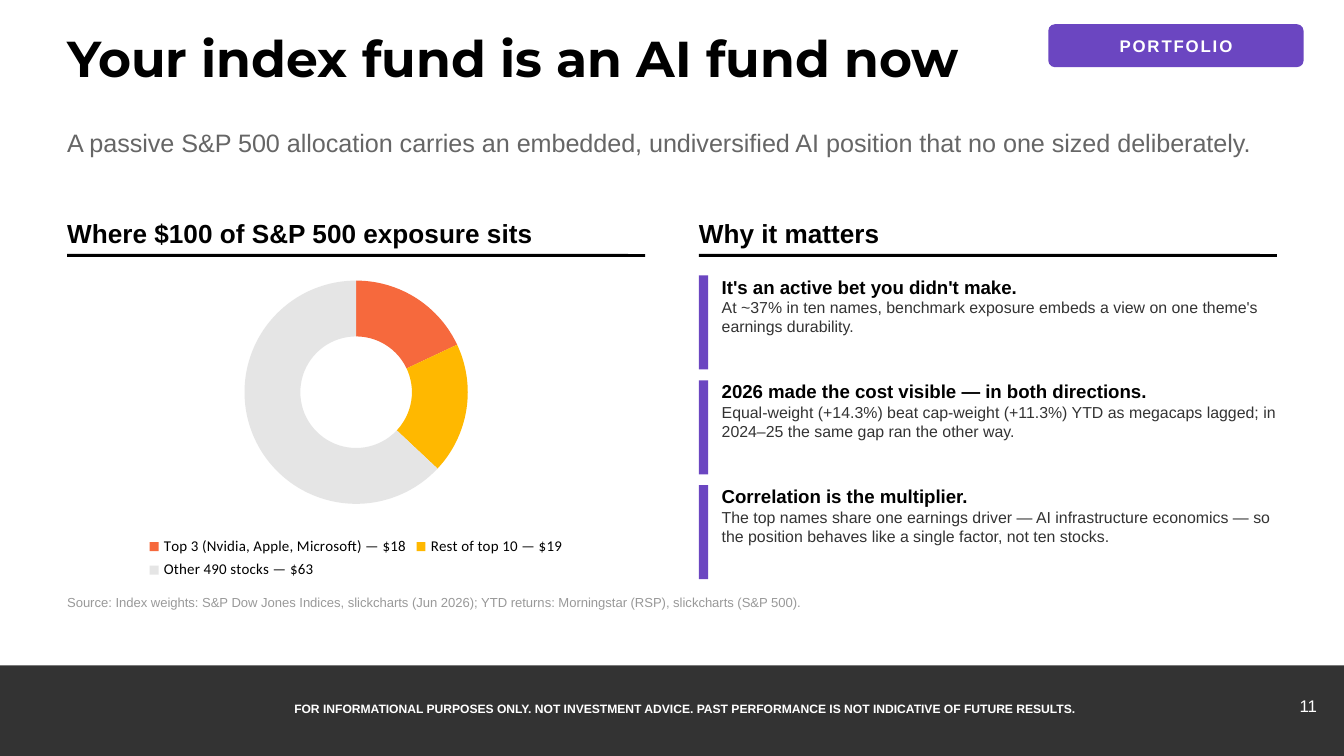
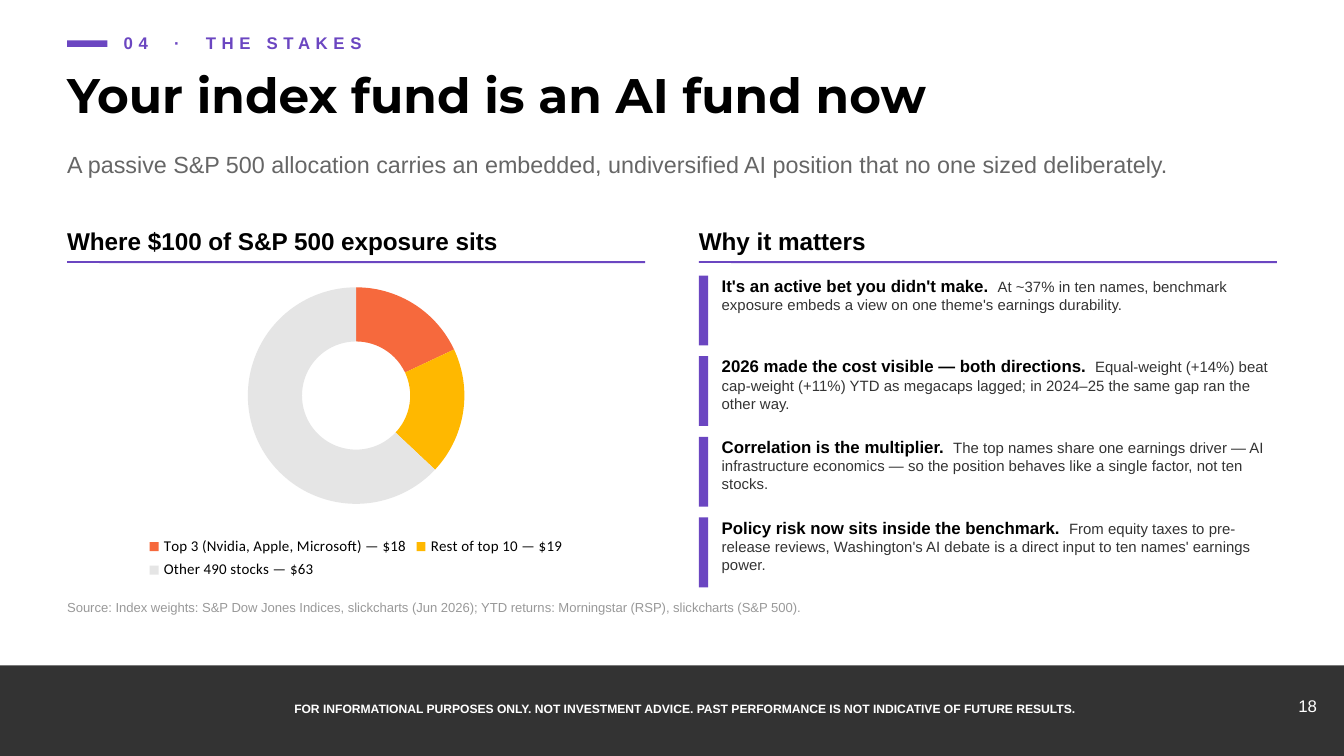
Before and after one commit to samuelcmcclellan-cell/ai-markets-deck, a slide deck: slide 18 of ai-markets-deck.pptx (slide 11 before the commit). Drawn at 1344x756 pixels with LibreOffice and Linux fonts; fonts in the diff are those of the drawing. Boxes give left, top, right and bottom in pixels: in the first picture for what was removed or moved away, otherwise in the second. Text is boxed around its words. In the diff, an @@ line names an element or a change of style, - is before the commit and + after.

```diff
--- a/ai-markets-deck.pptx
+++ b/ai-markets-deck.pptx
@@ rounded rectangle removed at [1048, 24, 1304, 67] @@
@@ rectangle added at [67, 40, 108, 47], fill #6B46C1 @@
@@ text added at [124, 37, 362, 49], 9 pt, text #6B46C1, bold @@
+04 · THE STAKES
@@ text removed at [1120, 40, 1233, 52] @@
-PORTFOLIO
@@ text "Your index fund is an ...": place and size @@
-text "Your index fund is an ..." at [67, 37, 958, 78]
+text "Your index fund is an ..." at [67, 74, 926, 114]
@@ text "Your index fund is an ..." at [67, 74, 926, 114]: size 27 to 26 pt @@
@@ text "A passive S&P 500 allocation ...": place and size @@
-text "A passive S&P 500 allocation ..." at [67, 134, 1250, 157]
+text "A passive S&P 500 allocation ..." at [67, 156, 1167, 178]
@@ text "A passive S&P 500 allocation ..." at [67, 156, 1167, 178]: size 13.5 to 12.5 pt @@
@@ text "Where $100 of S&P 500 ...": place and size @@
-text "Where $100 of S&P 500 ..." at [67, 223, 532, 249]
+text "Where $100 of S&P 500 ..." at [67, 232, 498, 255]
@@ text "Where $100 of S&P 500 ..." at [67, 232, 498, 255]: size 14 to 13 pt @@
@@ text "Why it matters" at [699, 232, 865, 255]: size 14 to 13 pt @@
@@ text "Why it matters": place and size @@
-text "Why it matters" at [699, 224, 880, 249]
+text "Why it matters" at [699, 232, 865, 255]
@@ doughnut chart: place and size @@
-doughnut chart at [67, 262, 645, 585]
+doughnut chart at [67, 269, 645, 585]
@@ line moved from (67, 255) - (645, 255) to (67, 262) - (645, 262) @@
@@ line (67, 262) - (645, 262): stroke #000000 1.5 pt to #6B46C1 1 pt @@
@@ line moved from (699, 255) - (1277, 255) to (699, 262) - (1277, 262) @@
@@ line (699, 262) - (1277, 262): stroke #000000 1.5 pt to #6B46C1 1 pt @@
@@ rectangle: place and size @@
-rectangle at [699, 276, 708, 370]
+rectangle at [699, 276, 708, 345]
@@ text at [722, 279, 1227, 313]: text changed; size 8.5 to 8 pt @@
-It's an active bet you didn't make.
-At ~37% in ten names, benchmark exposure embeds a view on one theme's earnings durability.
+It's an active bet you didn't make. At ~37% in ten names, benchmark exposure embeds a view on one theme's earnings durability.
@@ rectangle: place and size @@
-rectangle at [699, 380, 708, 474]
+rectangle at [699, 356, 708, 426]
@@ text at [722, 359, 1268, 412]: text changed; size 8.5 to 8 pt @@
-2026 made the cost visible — in both directions.
-Equal-weight (+14.3%) beat cap-weight (+11.3%) YTD as megacaps lagged; in 2024–25 the same gap ran the other way.
+2026 made the cost visible — both directions. Equal-weight (+14%) beat cap-weight (+11%) YTD as megacaps lagged; in 2024–25 the same gap ran the other way.
@@ rectangle added at [699, 437, 708, 507], fill #6B46C1 @@
@@ text at [722, 440, 1263, 489]: text changed; size 8.5 to 8 pt @@
-Correlation is the multiplier.
-The top names share one earnings driver — AI infrastructure economics — so the position behaves like a single factor, not ten stocks.
+Correlation is the multiplier. The top names share one earnings driver — AI infrastructure economics — so the position behaves like a single factor, not ten stocks.
@@ rectangle: place and size @@
-rectangle at [699, 485, 708, 579]
+rectangle at [699, 517, 708, 587]
@@ text added at [722, 521, 1250, 573], 8 pt, text #333333 @@
+Policy risk now sits inside the benchmark. From equity taxes to pre-release reviews, Washington's AI debate is a direct input to ten names' earnings power.
@@ text "Source: Index weights: S&P Dow ...": place and size @@
-text "Source: Index weights: S&P Dow ..." at [67, 597, 801, 610]
+text "Source: Index weights: S&P Dow ..." at [67, 602, 801, 615]
@@ text at [1298, 700, 1317, 712]: text changed @@
-11
+18
```
Also in this commit, not shown: 9 other slides changed, 10 slides added, 5 slides removed, 24 other files.
